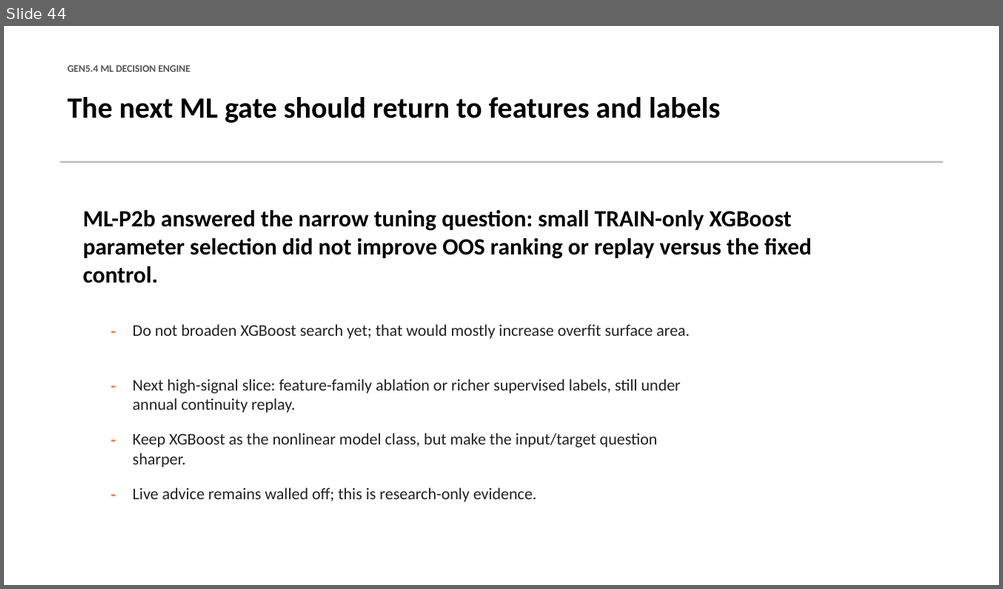
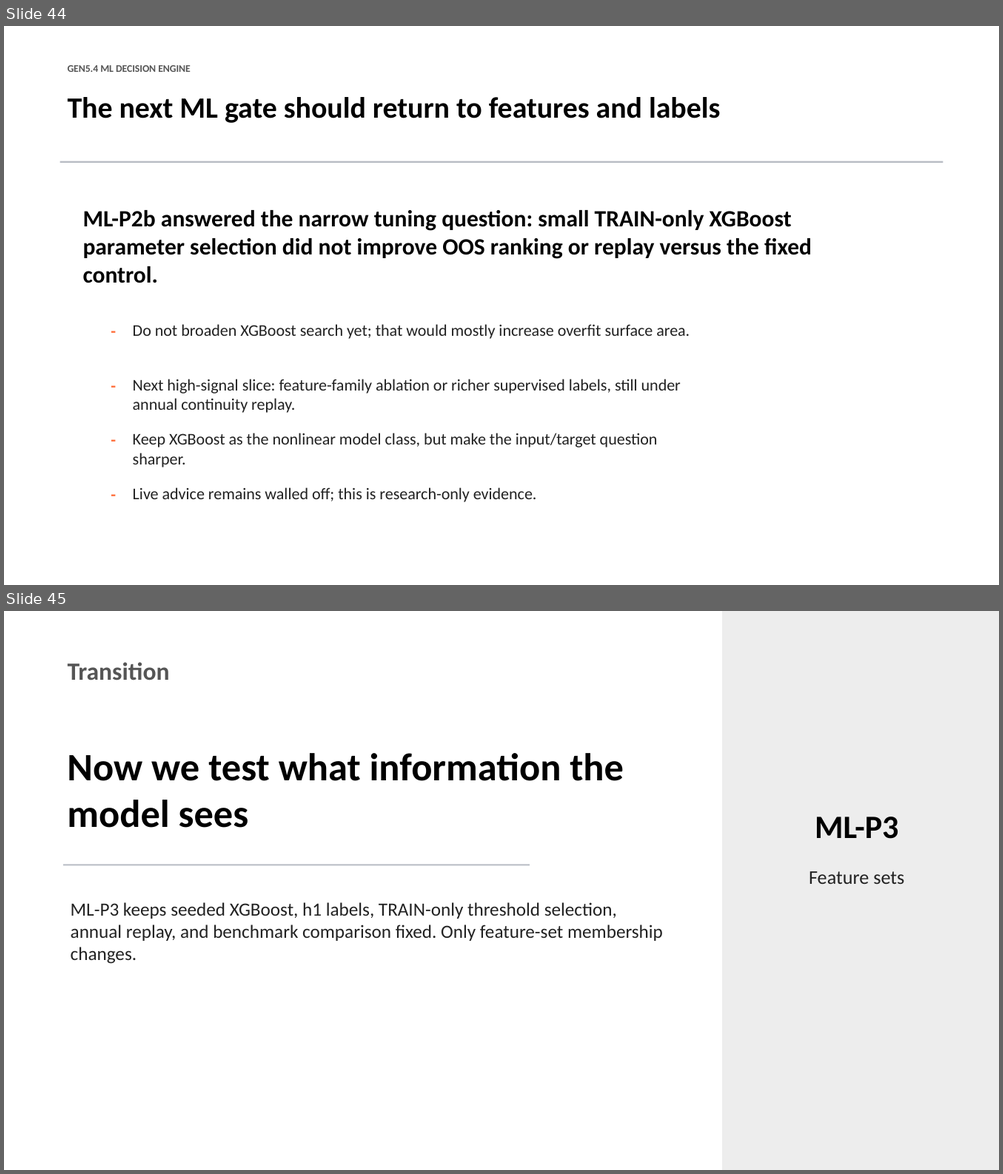
Before and after one commit to Francisc0Franc0/Time-Series-Modeling-Gen5, a slide deck: presentations/gen5_4_ml_decision_engine_incremental_build.pptx. Shown one above the other, each under a label of ours: slide 44 before the commit, slides 44 and 45 after it. The pictures are 1003x589 and 1003x1174 pixels, drawn with LibreOffice and Linux fonts; fonts in the diff are those of the drawing. Boxes give left, top, right and bottom in pixels: in the first picture for what was removed or moved away, otherwise in the second. Text is boxed around its words. In the diff, an @@ line names an element or a change of style, - is before the commit and + after.

```diff
--- a/presentations/gen5_4_ml_decision_engine_incremental_build.pptx
+++ b/presentations/gen5_4_ml_decision_engine_incremental_build.pptx
@@ slide 45 added at <box>4,611,999,1170</box>, background #FFFFFF @@
@@ rectangle added at <box>722,611,999,1170</box>, fill #EDEDED @@
@@ text added at <box>68,662,170,680</box>, 24 pt, text #555555, bold @@
+Transition
@@ text added at <box>67,753,623,828</box>, 37.5 pt, text #000000, bold @@
+Now we test what information the model sees
@@ text added at <box>814,817,898,839</box>, 31.5 pt, text #000000, bold @@
+ML-P3
@@ rectangle added at <box>63,865,529,866</box>, fill #B8BCC4 @@
@@ text added at <box>808,871,904,884</box>, 18.8 pt, text #222222 @@
+Feature sets
@@ text added at <box>71,903,663,964</box>, 18 pt, text #222222 @@
+ML-P3 keeps seeded XGBoost, h1 labels, TRAIN-only threshold selection, annual replay, and benchmark comparison fixed. Only feature-set membership changes.
```
Also in this commit, not shown: 6 other slides added, 5 other files.
